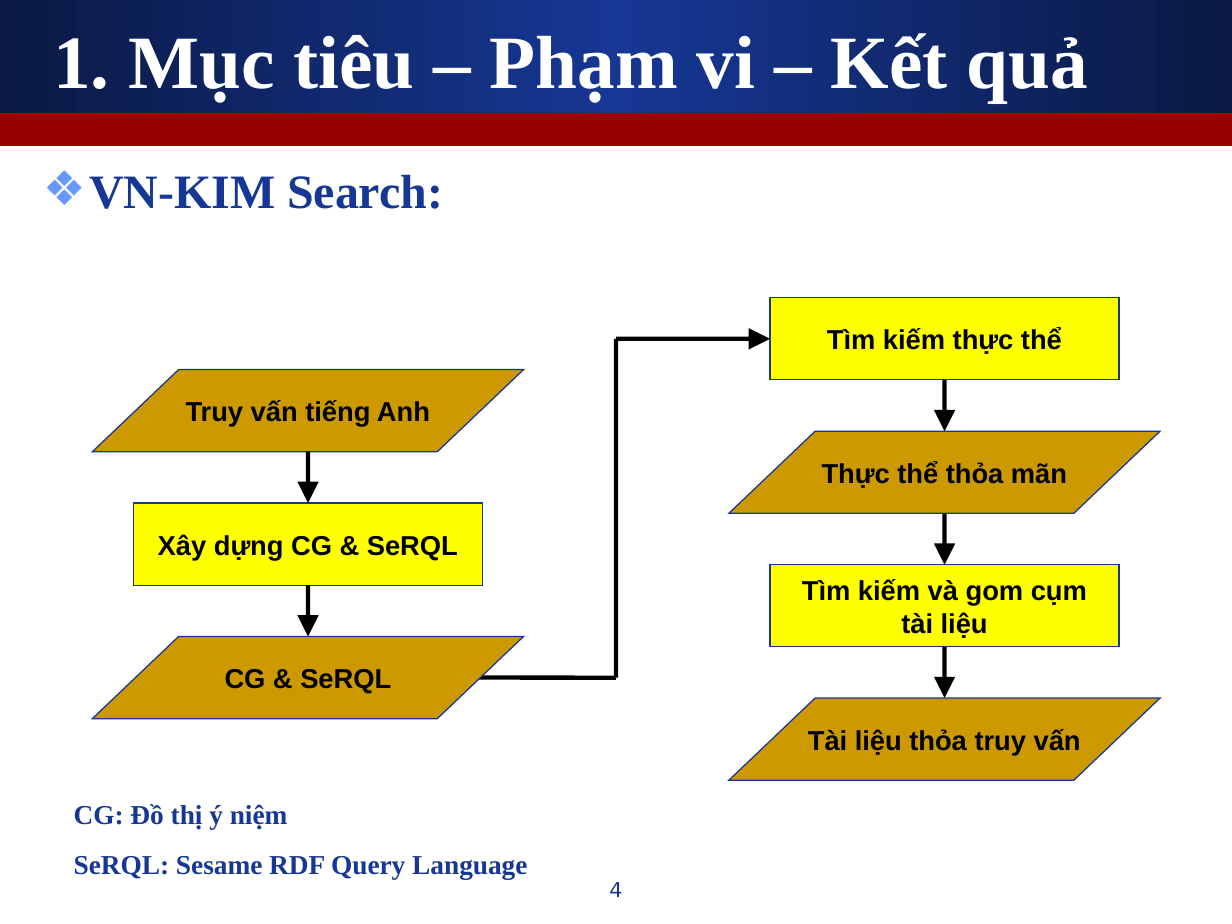
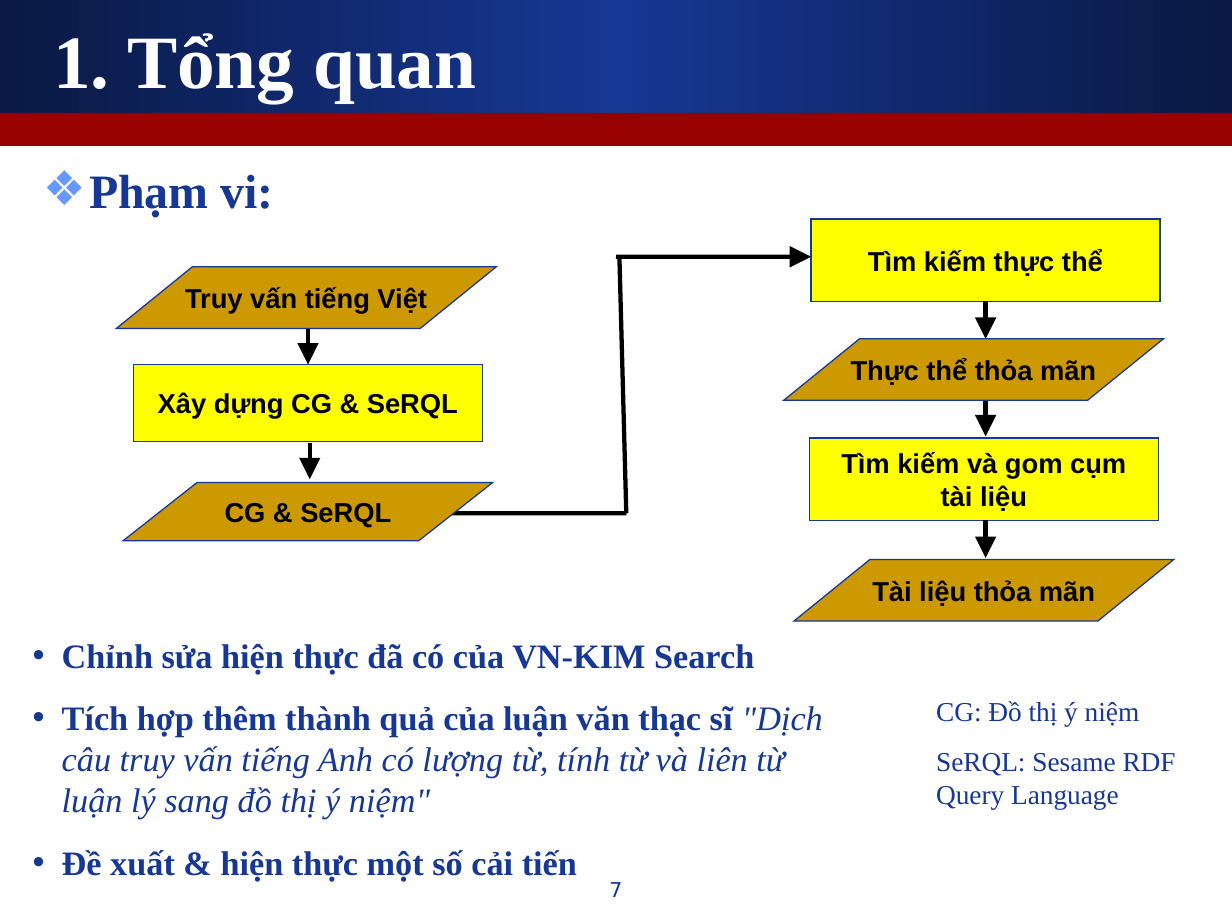
Before and after one commit to leaderwing/kt-kimres, a slide deck: slide 7 of note/[Thesis] Presentation.ppt (slide 4 before the commit). Drawn at 1232x924 pixels with LibreOffice and Linux fonts; fonts in the diff are those of the drawing. Boxes give left, top, right and bottom in pixels: in the first picture for what was removed or moved away, otherwise in the second. Text is boxed around its words. In the diff, an @@ line names an element or a change of style, - is before the commit and + after.

```diff
--- a/note/[Thesis] Presentation.ppt
+++ b/note/[Thesis] Presentation.ppt
@@ title at <box>53,33,476,103</box>: text changed @@
-1. Mục tiêu – Phạm vi – Kết quả
+1. Tổng quan
@@ text at <box>89,174,274,217</box>: text changed @@
-❖ VN-KIM Search:
+❖ Phạm vi:
@@ rectangle "Tìm kiếm thực thể": place and size @@
-rectangle "Tìm kiếm thực thể" at <box>770,298,1119,381</box>
+rectangle "Tìm kiếm thực thể" at <box>811,219,1159,302</box>
@@ flow chart input output "Truy vấn tiếng Việt": place and size @@
-flow chart input output "Truy vấn tiếng Việt" at <box>92,370,524,452</box>
+flow chart input output "Truy vấn tiếng Việt" at <box>116,267,495,329</box>
@@ arrow moved from (616, 339) - (770, 339) to (616, 256) - (811, 256) @@
@@ line moved from (616, 339) - (616, 678) to (620, 259) - (626, 514) @@
@@ text in flow chart input output at <box>185,287,427,314</box>: text changed @@
-Truy vấn tiếng Anh
+Truy vấn tiếng Việt
@@ arrow added from (308, 329) to (308, 365), #000000 2.49 pt @@
@@ arrow added from (986, 301) to (986, 339), #000000 2.49 pt @@
@@ flow chart input output "Thực thể thỏa mãn": place and size @@
-flow chart input output "Thực thể thỏa mãn" at <box>729,431,1161,514</box>
+flow chart input output "Thực thể thỏa mãn" at <box>784,339,1163,400</box>
@@ rectangle "Xây dựng CG & SeRQL": place and size @@
-rectangle "Xây dựng CG & SeRQL" at <box>133,503,482,585</box>
+rectangle "Xây dựng CG & SeRQL" at <box>133,365,482,442</box>
@@ arrow moved from (945, 379) - (945, 431) to (986, 399) - (986, 436) @@
@@ arrow moved from (308, 452) - (308, 503) to (309, 444) - (309, 479) @@
@@ rectangle "Tìm kiếm và gom cụm": place and size @@
-rectangle "Tìm kiếm và gom cụm" at <box>770,564,1119,647</box>
+rectangle "Tìm kiếm và gom cụm" at <box>809,439,1158,521</box>
@@ flow chart input output "CG & SeRQL": place and size @@
-flow chart input output "CG & SeRQL" at <box>92,637,524,719</box>
+flow chart input output "CG & SeRQL" at <box>123,483,493,541</box>
@@ line moved from (472, 678) - (616, 678) to (452, 514) - (626, 514) @@
@@ arrow moved from (945, 514) - (945, 564) to (986, 520) - (986, 558) @@
@@ flow chart input output "Tài liệu thỏa mãn": place and size @@
-flow chart input output "Tài liệu thỏa mãn" at <box>729,699,1161,781</box>
+flow chart input output "Tài liệu thỏa mãn" at <box>793,559,1173,621</box>
@@ arrow removed from (308, 585) to (308, 637) @@
@@ text in flow chart input output at <box>872,580,1095,606</box>: text changed @@
-Tài liệu thỏa truy vấn
+Tài liệu thỏa mãn
@@ text added at <box>62,644,823,882</box>, 20 pt, text #163794, bold @@
+• Chỉnh sửa hiện thực đã có của VN-KIM Search
+• Tích hợp thêm thành quả của luận văn thạc sĩ "Dịch câu truy vấn tiếng Anh có lượng từ, tính từ và liên từ luận lý sang đồ thị ý niệm"
+• Đề xuất & hiện thực một số cải tiến
@@ arrow removed from (945, 647) to (945, 699) @@
@@ text "CG: Đồ thị ý niệm": place and size @@
-text "CG: Đồ thị ý niệm" at <box>74,804,527,879</box>
+text "CG: Đồ thị ý niệm" at <box>936,701,1176,809</box>
@@ text "CG: Đồ thị ý niệm" at <box>936,701,1176,809</box>: bold off @@
@@ page number at <box>609,882,622,897</box>: text changed @@
-4
+7
```
Also in this commit, not shown: 4 other slides changed, 2 slides added, 1 slide removed.
